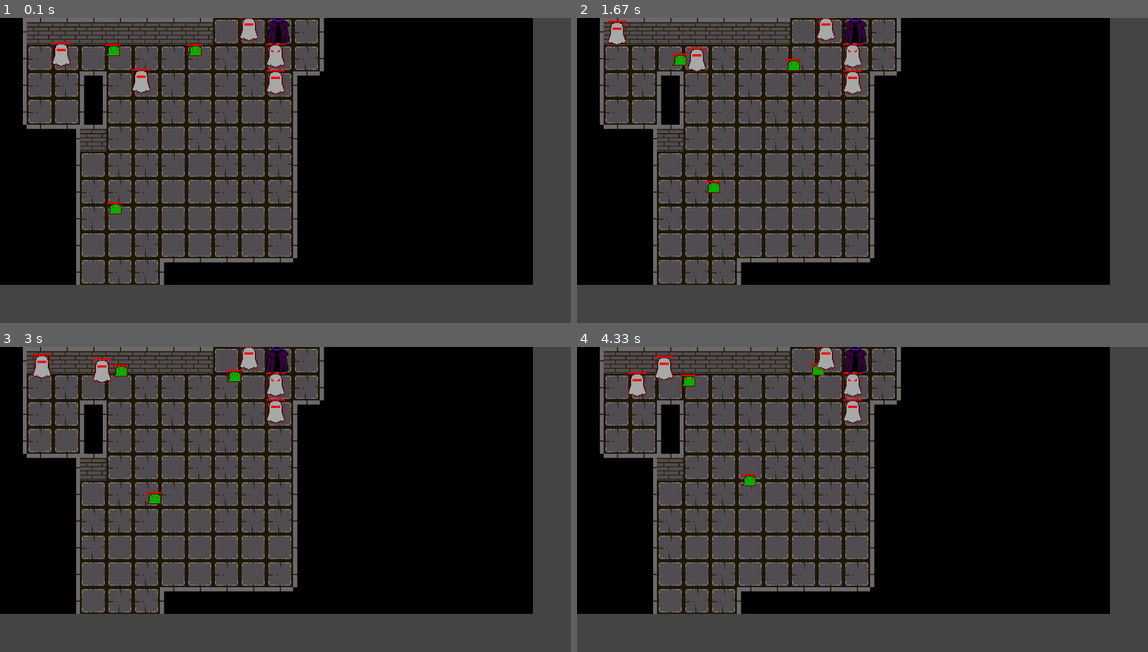
Above: before the commit, frames 1-4 (two rows, left to right).
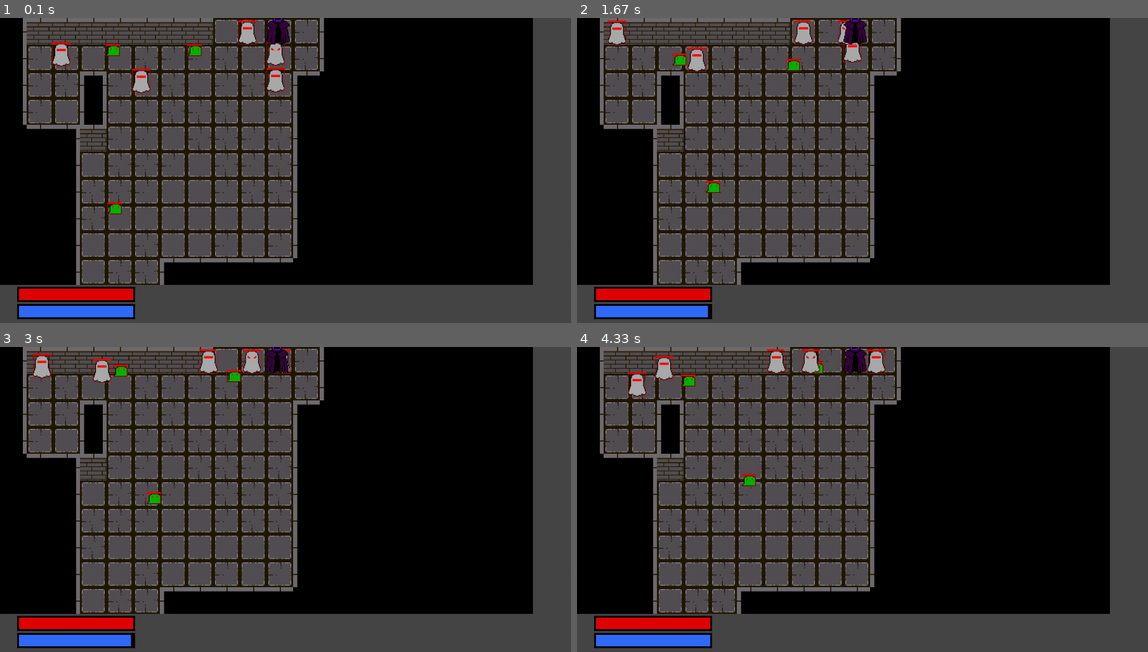
Above: after the commit, the same moments.

Repository: philogamer/pygame1
Game: pygame game, started from code.py
Two runs of this game, one before a commit and one after it. Both use one fixed random seed, a clock stepped at 60 frames per second and the inputs below.
Inputs:
- Up to frame 1 (0.1 s): no input
- Up to frame 2 (1.67 s): hold Left 0.33-0.87 s; hold Right from 1.4 s (still down)
- Up to frame 3 (3 s): release Right at 2.03 s; tap A at 2.57 s
- Up to frame 4 (4.33 s): tap D at 3.9 s

The runs differ from the first frame. In frame 1, 2.5% of the frame differs, in the area x 3-50%, y 0-99%; in frame 2, 2.9%; in frame 3, 3.0%; in frame 4, 3.4%, in the area x 3-54%, y 0-99%.

Commit message:
ghost chase and mana
small changes of ghost chase to make it go and avoid the player and shoot on the way rather than just stand far and shoot and make a mana count and mana function to limited the attack of the player

Diff:
--- a/code.py
+++ b/code.py
@@ -72,7 +72,7 @@
     def draw(self,screen):
         screen.blit(self.img,(self.x,self.y))
 class Player:
-    def __init__(self,xy):
+    def __init__(self,xy,hp):
         self.position=xy
         self.y=xy%10*70
         self.x=(xy-xy%10)/10*70
@@ -80,8 +80,11 @@
         self.targety=self.y
         self.direction='right'
         self.speed=200
-        self.hp=500
+        self.hp=hp
         self.maxhp=500
+        self.mana=50
+        self.maxmana=50
+        self.manareload=0
         self.img='assets/main.png'
         self.img=pygame.image.load(self.img).convert_alpha()
         self.img=pygame.transform.scale(self.img,(61,107))
@@ -89,6 +92,10 @@
         self.wallrect=pygame.Rect(self.x,self.y+(107-73)-(107-70),61,71)
     def draw(self,screen):
         screen.blit(self.img,(self.x,self.y-(107-70)))
+        pygame.draw.rect(screen,(0,0,0),pygame.Rect(45,705,310,40))
+        pygame.draw.rect(screen,(225,0,0),pygame.Rect(50,710,self.hp*300/self.maxhp,30))
+        pygame.draw.rect(screen,(0,0,0),pygame.Rect(45,750,310,40))
+        pygame.draw.rect(screen,(50,107,250),pygame.Rect(50,755,self.mana*300/self.maxmana,30))
     def move(self,dt):
         dx=self.targetx-self.x
         self.direction='right' if dx>0 else 'left'
@@ -242,6 +249,8 @@
 
 rendermap=True
 firstdoor=[]  #for save the door for next map
+hp=500
+
 #Game loop
 while True:
     dt=clock.tick(60)/1000
@@ -307,7 +316,7 @@
                     map.append(Map(firstexactdoor+i,'F'))
                     locate.remove(firstexactdoor+i)
                     door.append(firstexactdoor+i)
-            player=Player(random.choice(door))
+            player=Player(random.choice(door),hp)
         else:
             doorlong=firstdoor[1]
             doorside=firstdoor[0]*(-1)
@@ -335,7 +344,7 @@
                     map.append(Map(firstexactdoor+i,'F'))
                     locate.remove(firstexactdoor+i)
                     door.append(firstexactdoor+i)
-            player=Player(random.choice(door))
+            player=Player(random.choice(door),hp)
 
         start=random.choice(door)
         doorban=[]
@@ -610,11 +619,13 @@
     player.move(dt)
     player.update()
     if keys[pygame.K_LEFT] and slashcooldown<=0:
+        player.mana-=1
         slashes.append(Slash(player.x,player.y-(107-70),'left'))
         slashcooldown=0.5
         for creep in creeps:
             creep.takedame=True
     if keys[pygame.K_RIGHT] and slashcooldown<=0:
+        player.mana-=1
         slashes.append(Slash(player.x,player.y-(107-70),'right'))
         slashcooldown=0.5
         for creep in creeps:
@@ -628,6 +639,12 @@
     if not slashes: slashcooldown-=dt
     if slashes:
         slash=slashes[0]
+    if player.mana<player.maxmana:
+        if player.manareload>=1:
+            player.mana+=1
+            player.manareload=0
+        else:
+            player.manareload+=dt
 
 
     #creep logic
@@ -782,15 +799,125 @@
                         creep.testy=True
                         creep.randomy=1 if player.y-creep.y>=0 else -1
 
-
-
-            creep.move(dt)
-            creep.update()
         else:
             creep.shoot+=dt
             if creep.shoot>=5:
                 bullets.append(Bullet(creep.x,creep.y,player.x,player.y))
                 creep.shoot=0
+            if creep.touchwally and creep.touchwallx:
+                if creep.testx:
+                    creep.randomx*=(-1)
+                    creep.touchwallx=False
+                elif creep.testy:
+                    creep.randomy*=(-1)
+                    creep.touchwally=False
+                else:
+                    creep.notry=True
+                    creep.touchwallx=False
+                    creep.touchwally=False
+            elif creep.testx:
+                creep.targetx=creep.x
+                creep.targety=creep.y
+                creep.testx=False
+                creep.touchwallx=False
+                creep.touchwally=False
+                creep.targetx=creep.x-creep.randomx
+                creep.checkwall()
+                for i in obstacle:
+                    if i.rect.colliderect(creep.wallrect):
+                        creep.targetx=creep.x
+                        creep.touchwallx=True
+                        creep.checkwall()
+                        break
+                if player.y-creep.y>0:
+                    creep.randomy=1
+                elif player.y-creep.y<0:
+                    creep.randomy=-1
+                creep.targety=creep.y-creep.randomy
+                creep.checkwall()
+                for i in obstacle:
+                    if i.rect.colliderect(creep.wallrect):
+                        creep.targety=creep.y
+                        creep.touchwally=True
+                        creep.checkwall()
+                        creep.testx=True
+                        break
+                if creep.x<=0 or creep.x>=(1400-creep.w):
+                    creep.touchwallx=True
+                if creep.y<=(70-creep.h) or creep.y>=700-creep.h:
+                    creep.touchwally=True
+            elif creep.testy:
+                creep.targetx=creep.x
+                creep.targety=creep.y
+                creep.testy=False
+                creep.touchwallx=False
+                creep.touchwally=False
+                if player.x-creep.x>0:
+                    creep.randomx=1
+                elif player.x-creep.x<0:
+                    creep.randomx=-1
+                creep.targetx=creep.x-creep.randomx
+                creep.checkwall()
+                for i in obstacle:
+                    if i.rect.colliderect(creep.wallrect):
+                        creep.targetx=creep.x
+                        creep.touchwallx=True
+                        creep.checkwall()
+                        creep.testy=True
+                        break
+                creep.targety=creep.y-creep.randomy
+                creep.checkwall()
+                for i in obstacle:
+                    if i.rect.colliderect(creep.wallrect):
+                        creep.targety=creep.y
+                        creep.touchwally=True
+                        creep.checkwall()
+                        break
+                if creep.x<=0 or creep.x>=(1400-creep.w):
+                    creep.touchwallx=True
+                if creep.y<=(70-creep.h) or creep.y>=700-creep.h:
+                    creep.touchwally=True
+            else:
+                creep.targetx=creep.x
+                creep.targety=creep.y
+                creep.touchwallx=False
+                creep.touchwally=False
+                if player.x-creep.x>0:
+                    creep.randomx=1
+                elif player.x-creep.x<0:
+                    creep.randomx=-1
+                creep.targetx=creep.x-creep.randomx
+                creep.checkwall()
+                for i in obstacle:
+                    if i.rect.colliderect(creep.wallrect):
+                        creep.targetx=creep.x
+                        creep.touchwallx=True     #hết đi được x
+                        creep.checkwall()
+                        break
+                if player.y-creep.y>0:
+                    creep.randomy=1
+                elif player.y-creep.y<0:
+                    creep.randomy=-1
+                creep.targety=creep.y+creep.randomy
+                creep.checkwall()
+                for i in obstacle:
+                    if i.rect.colliderect(creep.wallrect):
+                        creep.targety=creep.y
+                        creep.touchwally=True
+                        creep.checkwall()
+                        break
+                if creep.x<=(70-creep.h) or creep.x>=(1400-creep.w):
+                    creep.touchwallx=True
+                if creep.y<=(70-creep.h) or creep.y>=700-creep.h:
+                    creep.touchwally=True
+                if creep.touchwally and int(creep.x)==int(player.x) and not creep.touchwallx:
+                    creep.testx=True
+                    creep.randomx=1 if player.x-creep.x>=0 else -1
+                if creep.touchwallx and int(creep.y)==int(player.y) and not creep.touchwally:
+                    creep.testy=True
+                    creep.randomy=1 if player.y-creep.y>=0 else -1
+        creep.move(dt)
+        creep.update()
     if slashes:
         for creep in creeps:
             if creep.rect.colliderect(slash.rect) and creep.takedame:
@@ -801,7 +928,11 @@
     for bullet in bullets:
         bullet.move(dt)
         bullet.update()
-        if bullet.rect.colliderect(player.rect) or bullet.x>=(1400-20) or bullet.x<=0 or bullet.y<=0 or bullet.y>=(700-20):
+        if bullet.rect.colliderect(player.rect):
+            player.hp-=bullet.dmg
+            hp-=bullet.dmg
+            bullets.remove(bullet)
+        elif bullet.x>=(1400-20) or bullet.x<=0 or bullet.y<=0 or bullet.y>=(700-20):
             bullets.remove(bullet)
         else:
             for object in obstacle:
